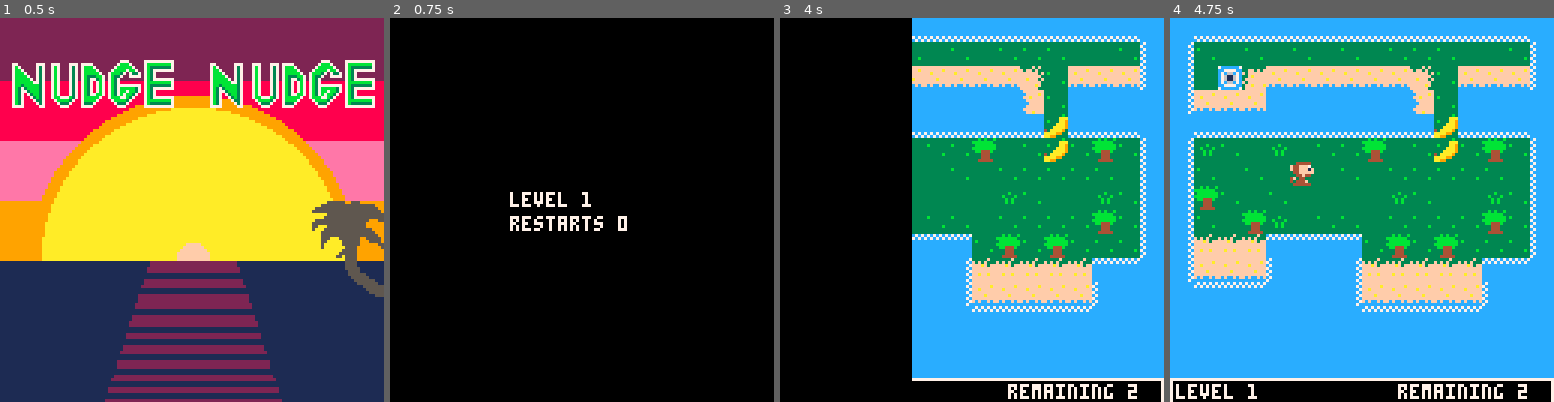
Above: before the commit, frames 1-4 (left to right).
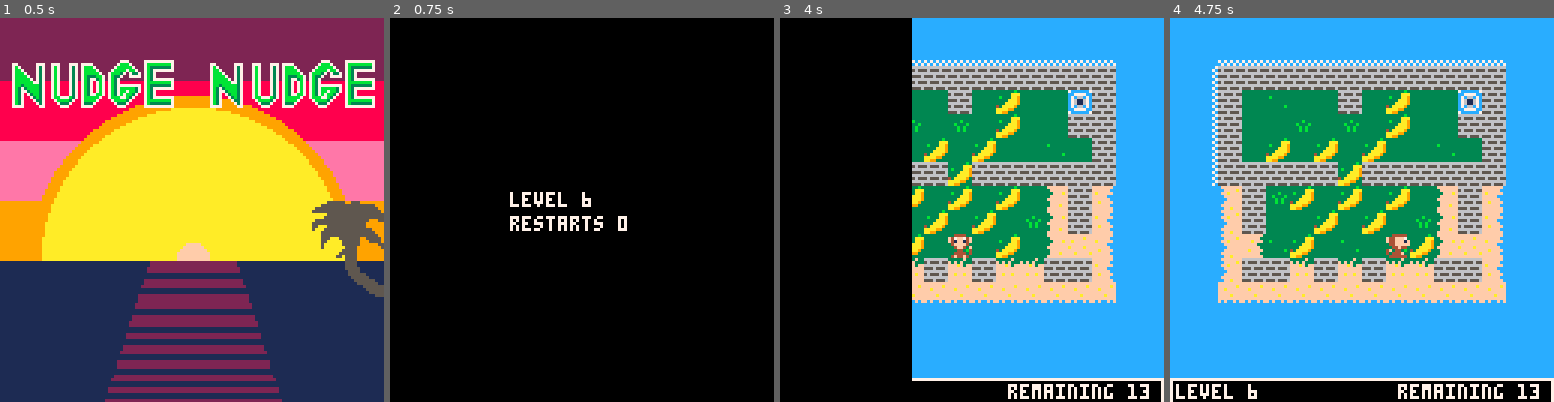
Above: after the commit, the same moments.

Repository: jlbeard84/pico8-nudge-nudge
Game: PICO-8 cartridge nudge-nudge.p8
The game is run twice, just before and just after one commit, with the same random seed, the same clock (stepped at 60 frames per second) and the same inputs.
Inputs:
- Up to frame 1 (0.5 s): tap X (X key) at 0.33 s
- Up to frame 2 (0.75 s): no input
- Up to frame 3 (4 s): tap X (X key) at 1.07, 1.85, 2.97 s; hold Right 1.6-2.1 s; hold Up 2.15-2.42 s; hold Right 2.47-3.03 s; hold Left 3.08-3.58 s; hold Down 3.63-3.97 s
- Up to frame 4 (4.75 s): hold Right 4.02-4.68 s; tap X (X key) at 4.08 s; hold Up from 4.73 s (still down)

Frame 1 is identical in both runs. In frame 2, less than 0.1% of the frame differs, in the area x 50-53%, y 45-49%; in frame 3, 30%; in frame 4, 47%, in the area x 4-97%, y 4-100%.

Commit message:
Another level

Diff:
--- a/nudge-nudge.p8
+++ b/nudge-nudge.p8
@@ -6,7 +6,7 @@
 
 --gamestates:1=load,2=transitionin,3=game,4=transitionout,5=title,6=titleload
 
-level=0
+level=5
 gridsquare=8
 floorsprite=7
 restartcount=0
@@ -370,8 +370,6 @@
 	else
 		ps=playersprdown[playerspr]
 	end
-
-	printh(ps)
 
 	spr(ps,player.x,player.y)
 end
@@ -712,21 +710,21 @@
 0008040404020100080808010101010001000000000000000000000000010000080808080101000000000000000000000000000000000000000000000000000000000000000000000000000000000000000000000000000000000000000000000000000000000000000000000000000000000000000000000000000000000000
 0000000000000000000000000000000000000000000000000000000000000000000000000000000000000000000000000000000000000000000000000000000000000000000000000000000000000000000000000000000000000000000000000000000000000000000000000000000000000000000000000000000000000000
 __map__
-0e0d0d0d0d0d0d0d0d0d0d0d0d0d0d0e0e0e0e0e0e0e0e0e0e0e0e0e0d0d0d0e0e0e0e0e0e0e0e0e0e0e0e0e0e0e0e0e11111111111111111111120f0f0f070f0e0e0e0e0e0e0e0e0e0e0e0e0e0e0e0e000000000000000000000000000000000000000000000000000000000000000000000000000000000000000000000000
-06070f070f070f070f0707070f0f070c0e0e0e0e0e0e0e0d0d0d0d0e0f0f070c0e0e0e18120f0f0f0f0f0f0f0f070f0c11111d111111111d1111120f1a0f0f0f0e0e0e0e0e17171717170e0e0e0e0e0e000000000000000000000000000000000000000000000000000000000000000000000000000000000000000000000000
-060f021c1919191919191b071919190c0e0e0e0e0e0e06070f02010c0710070c0e0e0e18111a101010100f1a0f0f0f0c11111111111111111111111b0f100f0f0e0e0e0e0e18151515160e0e0e0e0e0e000000000000000000000000000000000000000000000000000000000000000000000000000000000000000000000000
-061919190e0e0e0e0e0e18070e0e0e0e0e0e0e0e0e0e060705050f0c0f0f0f0c0e0e1811112412010f100f0f070f0f0c1111111119191919191111120f0f1a0f0e0e0e0e17050f050f0517170e0e0e0e000000000000000000000000000000000000000000000000000000000000000000000000000000000000000000000000
-0e0d0d0d0d0d0d0d0d0d0d050d0d0d0e0e0e0e0e0e0e0e0b130b0b0e1a07070c0e0e18111124120505100f2525250f0c111111160e0e0e0e0e1811111b0f0f0f0e0e0e1811050f101a0511160e0e0e0e000000000000000000000000000000000000000000000000000000000000000000000000000000000000000000000000
-061a070f1a0f0707100f07050710070c0e0e0e0e0e0e0e0e110e071a0707100c0e0e1824112412050f100f2502250f0c111124160e0f070f0e181111120f0f070e0e0e18190f1a10070719190e0e0e0e000000000000000000000000000000000000000000000000000000000000000000000000000000000000000000000000
-06070f010f0f0f070f07070707070f0c0e0e0e0e0e0e0e0e110e071c1d1b070c0e0e0e18120710100f1025250f250f0c111119160e050f0f0e18111111131b0f0e0e0e0e0e060510050e0e0e0e0e0e0e000000000000000000000000000000000000000000000000000000000000000000000000000000000000000000000000
-0610070f070f0f0f0f1a070f0f1a070c0e0e0e0e0e0d0d0d110e1a111111160e0e0e0e18120f0f101a0f0f0f0f251a0c24160e0e0e0f0f050e0e1811111111130e0e0e0e06120f050f140c0e0e0e0e0e000000000000000000000000000000000000000000000000000000000000000000000000000000000000000000000000
-06070f101a0f07070f0707070710070c0e0e0e0e0607070f1f0e0e1d1111160e0e0e0e18111b100f0f0f250f0f250f0c19160e0f0f050f050f0e1824111111110e0e0e0e06120f0201140c0e0e0e0e0e000000000000000000000000000000000000000000000000000000000000000000000000000000000000000000000000
-061313130b0b0b0b071007100707070c0e0d0d0d0607100707070e181111160e0e0e0e182412100f0f0f252525250f0c0e0e0e0f100f10100f0e1811110b0b0b0e0e0e0e0e0b0b0b0b0b0e0e0e0e0e0e000000000000000000000000000000000000000000000000000000000000000000000000000000000000000000000000
-061919190c0e0e0613131313130b0b0e06070f14060f070f100f0e181111160e0e0e0e18111e0f1010100f0f0f0f0f0c0e0f1a0f100f1010070e0b0b0b0e0f0e0e0e0e0e0e0e0e0e0e0e0e0e0e0e0e0e000000000000000000000000000000000000000000000000000000000000000000000000000000000000000000000000
-0e0b0b0b0e0e0e0619191919190c0e0e060707140e0e0e0f07070e181111160e0e0e0e18120f0f070f0f0f0f0f0f0f0c0e07050f0f050f0f0f0f0f0f1a0f020e0e0e0e0e0e0e0e0e0e0e0e0e0e0e0e0e000000000000000000000000000000000000000000000000000000000000000000000000000000000000000000000000
-0e0e0e0e0e0e0e0e0b0b0b0b0b0e0e0e0607071f15170e0b0b0b0e181111160e0e0e0e0e181b0f0f0f1a0f0f0f0c0e0e0e0b0b0b0b0f0f0f0f0f0b010b0b0f0e0e0e0e0e0e0e0e0e0e0e0e0e0e0e0e0e000000000000000000000000000000000000000000000000000000000000000000000000000000000000000000000000
-0e0e0e0e0e0e0e0e0e0e0e0e0e0e0e0e06070707071f17171d1717191919160e0e0e0e0e0e0b0b0b0b0b0b0b0b0e0e0e0e0e0e0e0e070f1a0f0f0e0b0e0e0b0e0e0e0e0e0e0e0e0e0e0e0e0e0e0e0e0e000000000000000000000000000000000000000000000000000000000000000000000000000000000000000000000000
-0e0e0e0e0e0e0e0e0e0e0e0e0e0e0e0e0e0b0b0b0b0b0e0e0e0e0e0e0e0e0e0e0e0e0e0e0e0e0e0e0e0e0e0e0e0e0e0e0e0e0e0e0e0b0b0b0b0b0e0e0e0e0e0e0e0e0e0e0e0e0e0e0e0e0e0e0e0e0e0e000000000000000000000000000000000000000000000000000000000000000000000000000000000000000000000000
+0e0d0d0d0d0d0d0d0d0d0d0d0d0d0d0e0e0e0e0e0e0e0e0e0e0e0e0e0d0d0d0e0e0e0e0e0e0e0e0e0e0e0e0e0e0e0e0e11111111111111111111120f0f0f070f0e0e0e0e0e0e0e0e0e0e0e0e0e0e0e0e0e0e0e0e0e0e0e0e0e0e0e0e0e0e0e0e0000000000000000000000000000000000000000000000000000000000000000
+06070f070f070f070f0707070f0f070c0e0e0e0e0e0e0e0d0d0d0d0e0f0f070c0e0e0e18120f0f0f0f0f0f0f0f070f0c11111d111111111d1111120f1a0f0f0f0e0e0e0e0e17171717170e0e0e0e0e0e0e0e0d0d0d0d0d0d0d0d0d0d0d0d0e0e0000000000000000000000000000000000000000000000000000000000000000
+060f021c1919191919191b071919190c0e0e0e0e0e0e06070f02010c0710070c0e0e0e18111a101010100f1a0f0f0f0c11111111111111111111111b0f100f0f0e0e0e0e0e18151515160e0e0e0e0e0e0e062525252525252525252525250e0e0000000000000000000000000000000000000000000000000000000000000000
+061919190e0e0e0e0e0e18070e0e0e0e0e0e0e0e0e0e060705050f0c0f0f0f0c0e0e1811112412010f100f0f070f0f0c1111111119191919191111120f0f1a0f0e0e0e0e17050f050f0517170e0e0e0e0e06250f070f0f250f050f0f02250e0e0000000000000000000000000000000000000000000000000000000000000000
+0e0d0d0d0d0d0d0d0d0d0d050d0d0d0e0e0e0e0e0e0e0e0b130b0b0e1a07070c0e0e18111124120505100f2525250f0c111111160e0e0e0e0e1811111b0f0f0f0e0e0e1811050f101a0511160e0e0e0e0e06250f0f1a0f1a0f050f0f25250e0e0000000000000000000000000000000000000000000000000000000000000000
+061a070f1a0f0707100f07050710070c0e0e0e0e0e0e0e0e110e071a0707100c0e0e1824112412050f100f2502250f0c111124160e0f070f0e181111120f0f070e0e0e18190f1a10070719190e0e0e0e0e06250f050f050f050f0f070f250e0e0000000000000000000000000000000000000000000000000000000000000000
+06070f010f0f0f070f07070707070f0c0e0e0e0e0e0e0e0e110e071c1d1b070c0e0e0e18120710100f1025250f250f0c111119160e050f0f0e18111111131b0f0e0e0e0e0e060510050e0e0e0e0e0e0e0e062525252525052525252525250e0e0000000000000000000000000000000000000000000000000000000000000000
+0610070f070f0f0f0f1a070f0f1a070c0e0e0e0e0e0d0d0d110e1a111111160e0e0e0e18120f0f101a0f0f0f0f251a0c24160e0e0e0f0f050e0e1811111111130e0e0e0e06120f050f140c0e0e0e0e0e0e0e18251a050f050f050f1425160e0e0000000000000000000000000000000000000000000000000000000000000000
+06070f101a0f07070f0707070710070c0e0e0e0e0607070f1f0e0e1d1111160e0e0e0e18111b100f0f0f250f0f250f0c19160e0f0f050f050f0e1824111111110e0e0e0e06120f0201140c0e0e0e0e0e0e0e18250f0f050f050f1a1425160e0e0000000000000000000000000000000000000000000000000000000000000000
+061313130b0b0b0b071007100707070c0e0d0d0d0607100707070e181111160e0e0e0e182412100f0f0f252525250f0c0e0e0e0f100f10100f0e1811110b0b0b0e0e0e0e0e0b0b0b0b0b0e0e0e0e0e0e0e0e181207050f010f050f1411160e0e0000000000000000000000000000000000000000000000000000000000000000
+061919190c0e0e0613131313130b0b0e06070f14060f070f100f0e181111160e0e0e0e18111e0f1010100f0f0f0f0f0c0e0f1a0f100f1010070e0b0b0b0e0f0e0e0e0e0e0e0e0e0e0e0e0e0e0e0e0e0e0e0e1825251325132513132525160e0e0000000000000000000000000000000000000000000000000000000000000000
+0e0b0b0b0e0e0e0619191919190c0e0e060707140e0e0e0f07070e181111160e0e0e0e18120f0f070f0f0f0f0f0f0f0c0e07050f0f050f0f0f0f0f0f1a0f020e0e0e0e0e0e0e0e0e0e0e0e0e0e0e0e0e0e0e1919191919191919191919190e0e0000000000000000000000000000000000000000000000000000000000000000
+0e0e0e0e0e0e0e0e0b0b0b0b0b0e0e0e0607071f15170e0b0b0b0e181111160e0e0e0e0e181b0f0f0f1a0f0f0f0c0e0e0e0b0b0b0b0f0f0f0f0f0b010b0b0f0e0e0e0e0e0e0e0e0e0e0e0e0e0e0e0e0e0e0e0e0e0e0e0e0e0e0e0e0e0e0e0e0e0000000000000000000000000000000000000000000000000000000000000000
+0e0e0e0e0e0e0e0e0e0e0e0e0e0e0e0e06070707071f17171d1717191919160e0e0e0e0e0e0b0b0b0b0b0b0b0b0e0e0e0e0e0e0e0e070f1a0f0f0e0b0e0e0b0e0e0e0e0e0e0e0e0e0e0e0e0e0e0e0e0e0e0e0e0e0e0e0e0e0e0e0e0e0e0e0e0e0000000000000000000000000000000000000000000000000000000000000000
+0e0e0e0e0e0e0e0e0e0e0e0e0e0e0e0e0e0b0b0b0b0b0e0e0e0e0e0e0e0e0e0e0e0e0e0e0e0e0e0e0e0e0e0e0e0e0e0e0e0e0e0e0e0b0b0b0b0b0e0e0e0e0e0e0e0e0e0e0e0e0e0e0e0e0e0e0e0e0e0e0e0e0e0e0e0e0e0e0e0e0e0e0e0e0e0e0000000000000000000000000000000000000000000000000000000000000000
 000000000000000000000000000000000000000000000e000000000000000000000000000000000000000000000000000000000000000000000000000000000000000000000000000000000000000000000000000000000000000000000000000000000000000000000000000000000000000000000000000000000000000000
 
 
Not shown, changed: nudge-nudge.p8.png
